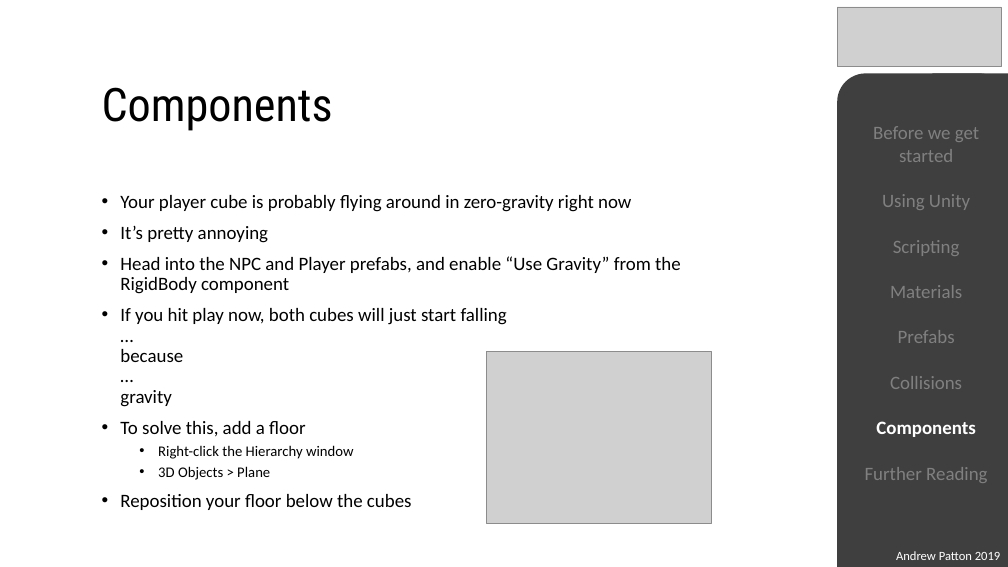
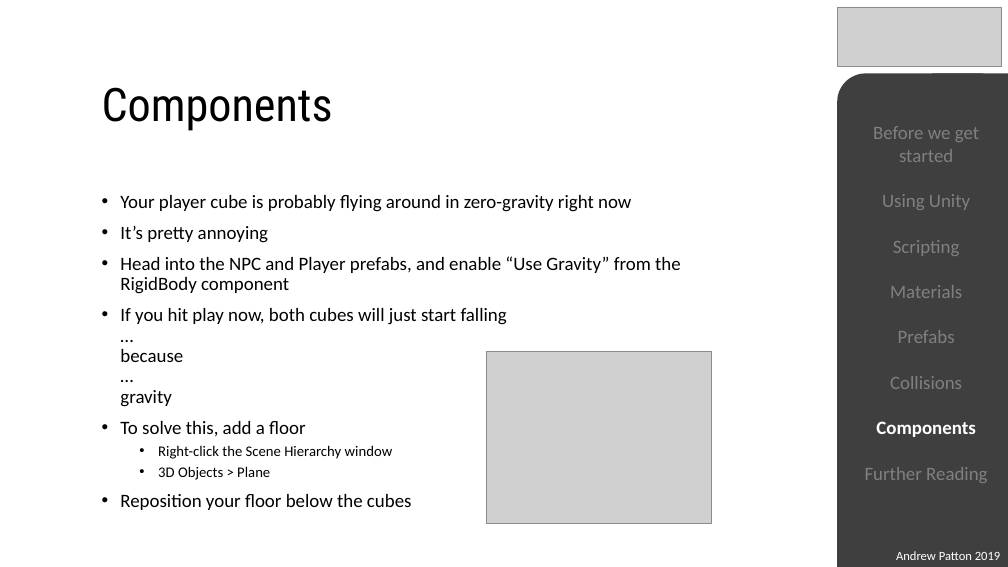
Before and after one commit to Patton97/Patton97.github.io, a slide deck: slide 31 of NUGameDev/UnityIntro.pptx. Drawn at 1008x567 pixels with LibreOffice and Linux fonts; fonts in the diff are those of the drawing; grey boxes stand for pictures. Boxes give left, top, right and bottom in pixels: in the first picture for what was removed or moved away, otherwise in the second. Text is boxed around its words. In the diff, an @@ line names an element or a change of style, - is before the commit and + after.

Commit message:
Reworded some stuff

```diff
--- a/NUGameDev/UnityIntro.pptx
+++ b/NUGameDev/UnityIntro.pptx
@@ text at box(158, 445, 393, 459): text changed @@
-  • Right-click the Hierarchy window
+  • Right-click the Scene Hierarchy window
```
Also in this commit, not shown: 1 other slide changed.
